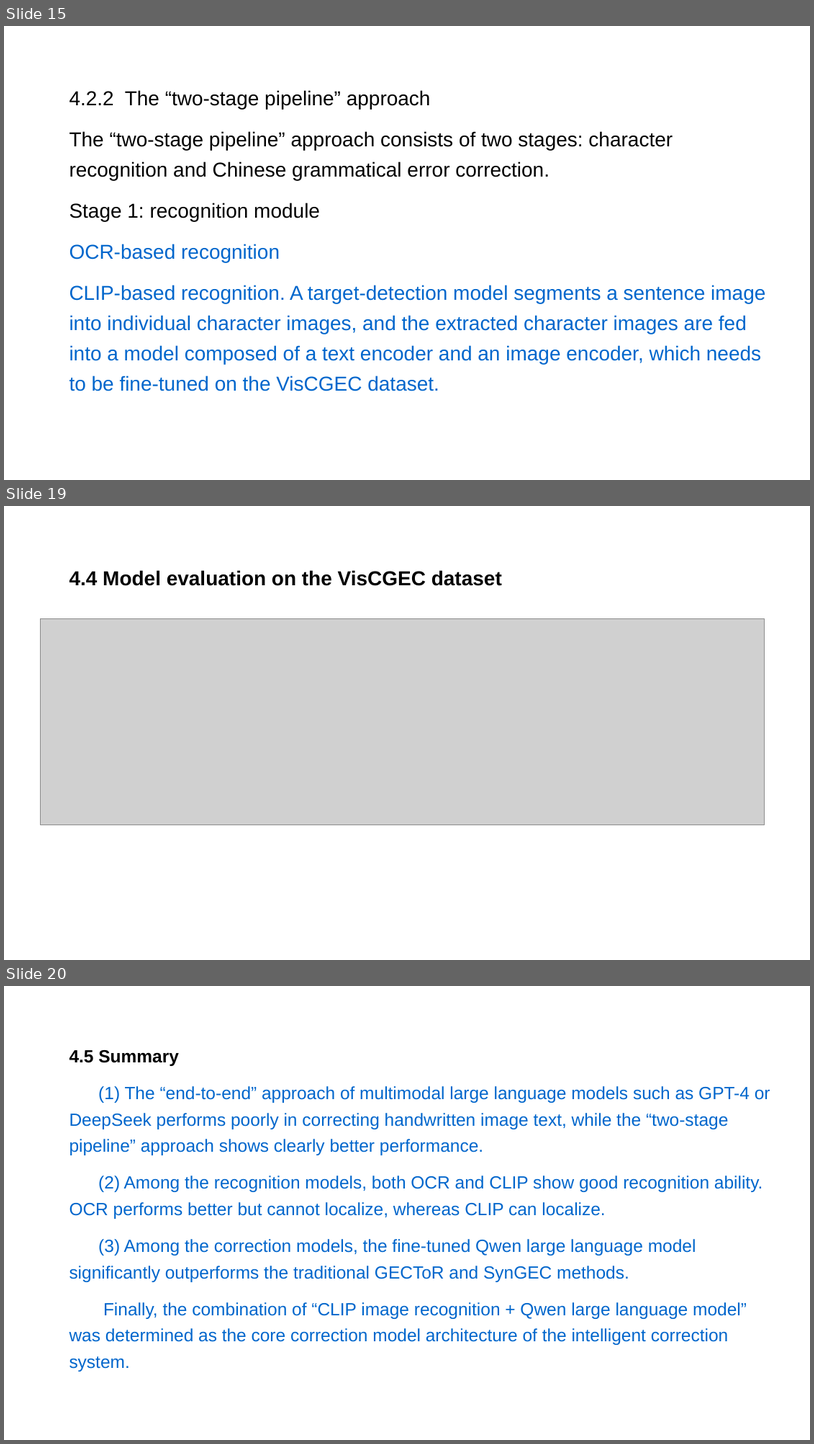
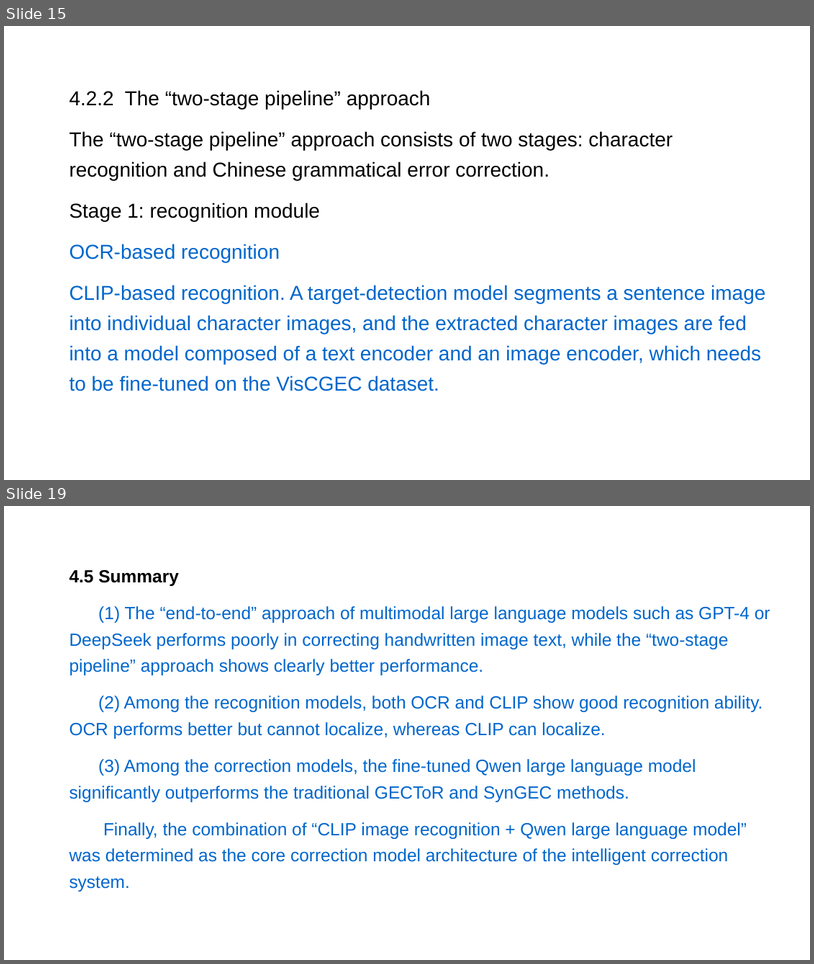
Before and after one commit to xiaoAugenstern/Multi-LLL-2026, a slide deck: assets/presentations/multilll-07-dan-yuan-essay-correction.pptx. Shown one above the other, each under a label of ours: slides 15, 19 and 20 before the commit, slides 15 and 19 after it; the slides between them are not shown. The pictures are 814x1444 and 814x964 pixels, drawn with LibreOffice and Linux fonts; fonts in the diff are those of the drawing; grey boxes stand for pictures; background and template pictures are left out. Boxes give left, top, right and bottom in pixels: in the first picture for what was removed or moved away, otherwise in the second. Text is boxed around its words. In the diff, an @@ line names an element or a change of style, - is before the commit and + after.

```diff
--- a/assets/presentations/multilll-07-dan-yuan-essay-correction.pptx
+++ b/assets/presentations/multilll-07-dan-yuan-essay-correction.pptx
@@ slide 19 removed at <box>4,506,810,960</box>, background picture (left out) @@
@@ text removed at <box>70,570,502,586</box> @@
-4.4 Model evaluation on the VisCGEC dataset
@@ picture removed at <box>40,618,764,825</box> @@
@@ what was slide 20 is now slide 19 @@
```
Also in this commit, not shown: 7 slides changed, 1 slide added, 1 other slide removed, 2 other files.
